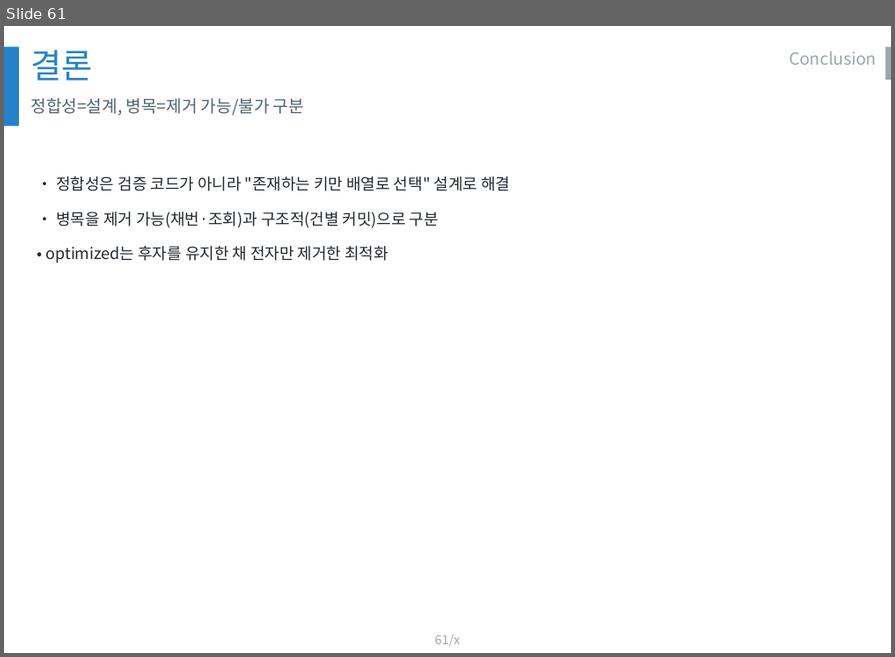
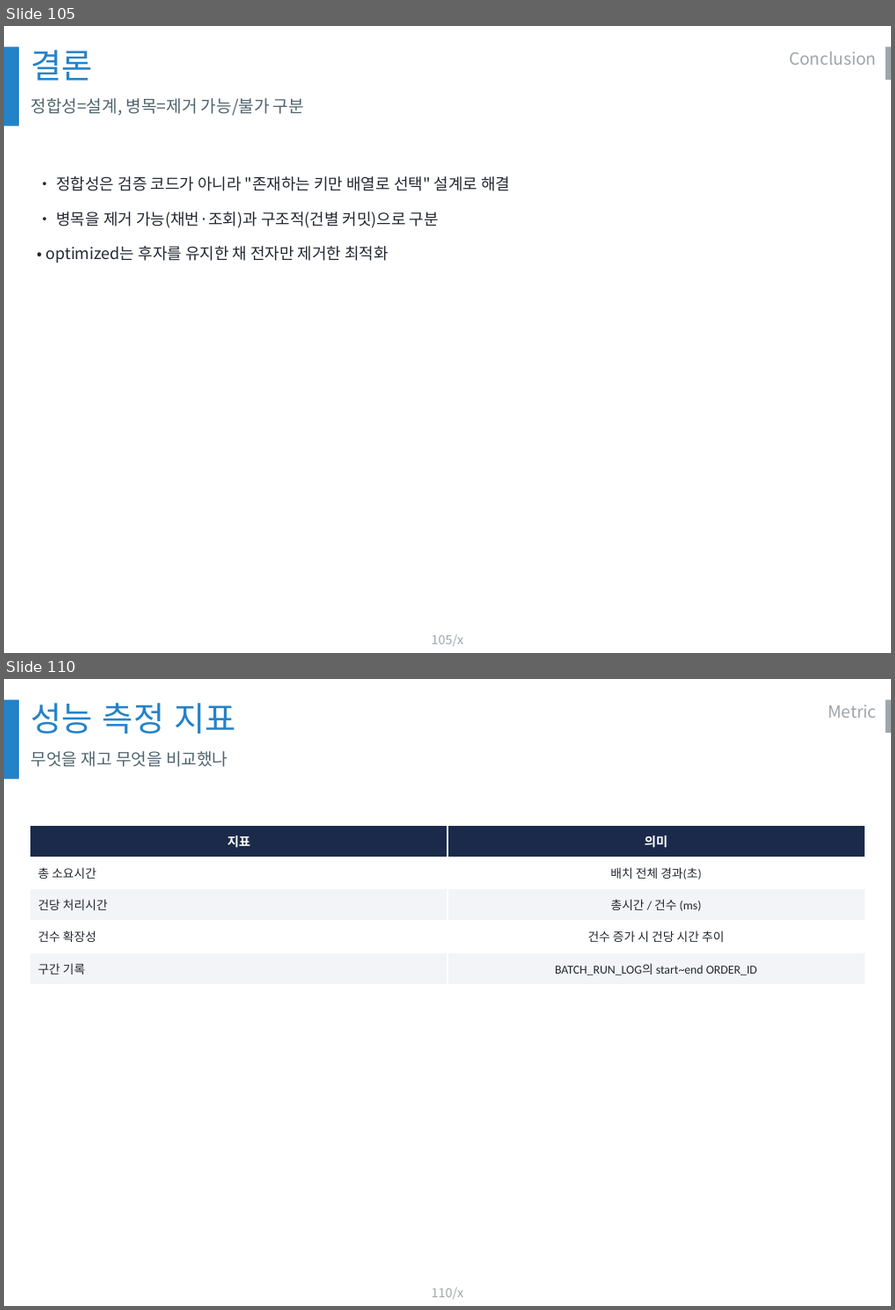
Before and after one commit to olmas70/slides, a slide deck: ppt/BO_DB운영_발표.pptx. Shown one above the other, each under a label of ours: slide 61 before the commit, slides 105 and 110 after it; the slides between them are not shown. The pictures are 895x657 and 895x1310 pixels, drawn with LibreOffice and Linux fonts; fonts in the diff are those of the drawing; background and template pictures are left out. Boxes give left, top, right and bottom in pixels: in the first picture for what was removed or moved away, otherwise in the second. Text is boxed around its words. In the diff, an @@ line names an element or a change of style, - is before the commit and + after.

```diff
--- a/ppt/BO_DB운영_발표.pptx
+++ b/ppt/BO_DB운영_발표.pptx
@@ slide 110 added at <box>4,679,891,1306</box>, background #FFFFFF; not listed: 3 template elements that a slide beside it also shows @@
@@ text added at <box>31,703,236,734</box>, 32 pt, text #2482C8 @@
+성능 측정 지표
@@ text added at <box>828,705,876,718</box>, 16 pt, text #9DA6AB @@
+Metric
@@ text added at <box>31,751,228,767</box>, 16 pt, text #50646E @@
+무엇을 재고 무엇을 비교했나
@@ table added at <box>30,825,866,984</box>, 5 rows, 2 columns @@
+지표 | 의미
+총 소요시간 | 배치 전체 경과(초)
+건당 처리시간 | 총시간 / 건수 (ms)
+건수 확장성 | 건수 증가 시 건당 시간 추이
+구간 기록 | BATCH_RUN_LOG의 start~end ORDER_ID
@@ what was slide 61 is now slide 105 @@
@@ page number at <box>432,635,464,646</box>: text changed @@
-61/x
+105/x
```
Also in this commit, not shown: 55 other slides added.
